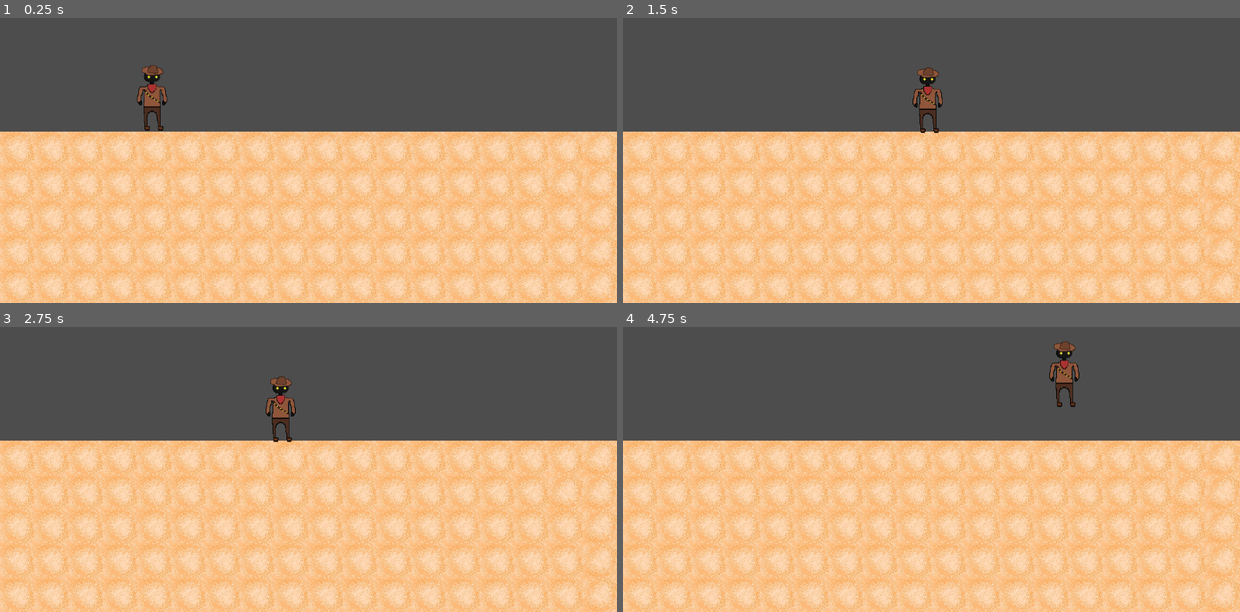
Above: before the commit, frames 1-4 (two rows, left to right).
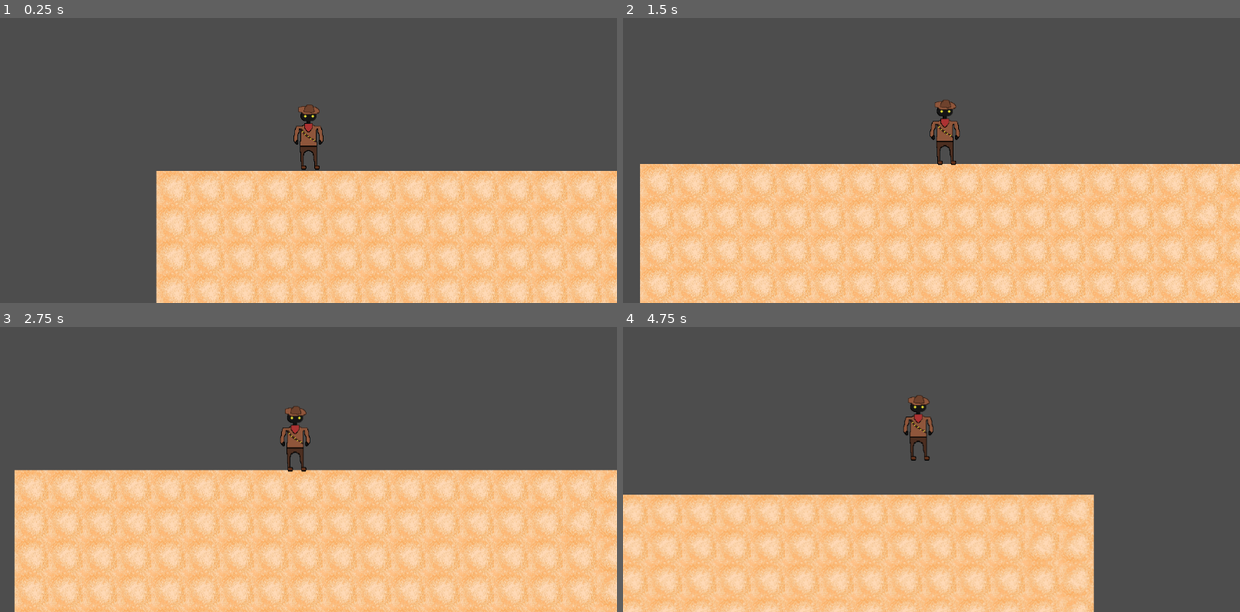
Above: after the commit, the same moments.

Repository: Abmccullough1/New-Cowboy-with-a-wand
Game: Godot game, scene res://main.tscn
Two runs of this game, one before a commit and one after it. Both use one fixed random seed, a clock stepped at 60 frames per second and the inputs below.
Inputs:
- Up to frame 1 (0.25 s): no input
- Up to frame 2 (1.5 s): tap Enter (ui_accept) at 0.5, 0.77 s; hold Right (ui_right) from 0.53 s (still down)
- Up to frame 3 (2.75 s): tap Enter (ui_accept) at 1.52 s; release Right (ui_right) at 2.03 s; hold Left (ui_left) from 2.03 s (still down)
- Up to frame 4 (4.75 s): release Left (ui_left) at 2.78 s; hold Right (ui_right) 2.78-4.28 s; tap Enter (ui_accept) at 3.02, 3.77, 4.52 s; hold Left (ui_left) from 4.28 s (still down)

The runs differ from the first frame. In frame 1, 42% of the frame differs, in the area x 0-100%, y 16-100%; in frame 2, 34%; in frame 3, 33%; in frame 4, 44%, in the area x 0-100%, y 5-100%.

Commit message:
fixed camera

Diff:
--- a/Player/character_body_2d.tscn
+++ b/Player/character_body_2d.tscn
@@ -36,3 +36,5 @@
 [node name="CollisionShape2D" type="CollisionShape2D" parent="."]
 position = Vector2(1, 0)
 shape = SubResource("CapsuleShape2D_5rn4u")
+
+[node name="Camera2D" type="Camera2D" parent="."]
--- /dev/null
+++ b/camrea.gd
@@ -0,0 +1,11 @@
+extends Node
+
+
+# Called when the node enters the scene tree for the first time.
+func _ready():
+	pass # Replace with function body.
+
+
+# Called every frame. 'delta' is the elapsed time since the previous frame.
+func _process(delta):
+	pass
--- a/main.tscn
+++ b/main.tscn
@@ -139,3 +139,7 @@
 
 [node name="CharacterBody2D" parent="." instance=ExtResource("1_lewqp")]
 position = Vector2(284, 232)
+
+[node name="Camera2D" type="Camera2D" parent="CharacterBody2D"]
+position_smoothing_enabled = true
+position_smoothing_speed = 10.0
